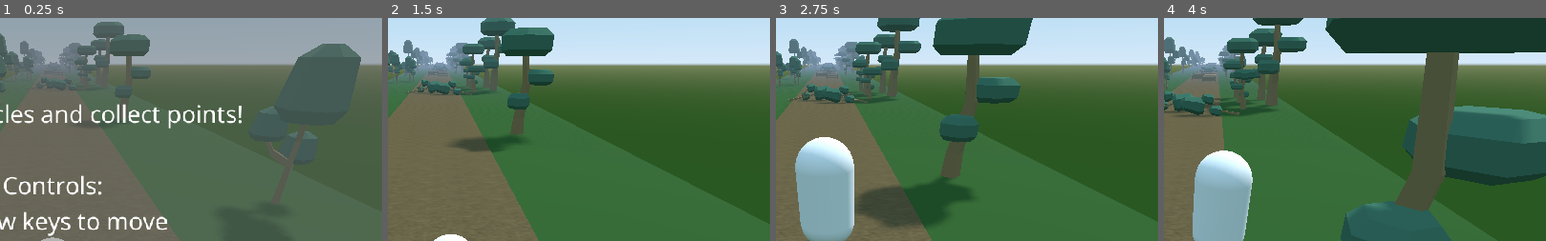
Above: before the commit, frames 1-4 (left to right).
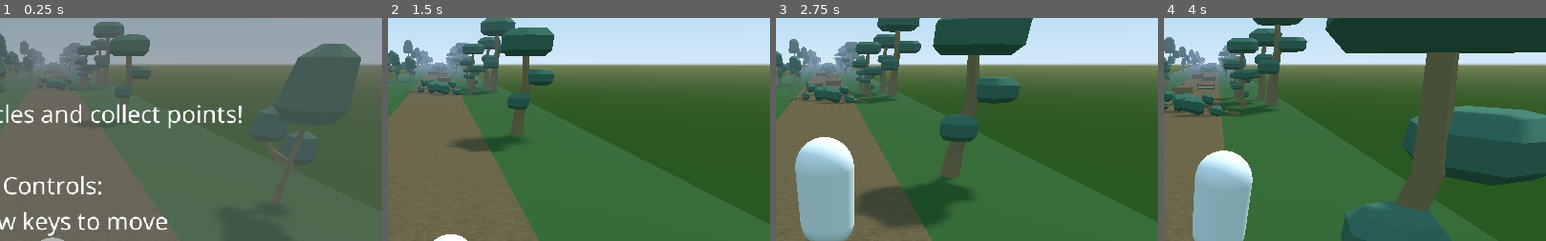
Above: after the commit, the same moments.

Repository: SPuntte/aitajuoksu-training
Game: Godot game, scene res://Main.tscn
Two runs of this game, one before a commit and one after it. Both use one fixed random seed, a clock stepped at 60 frames per second and the inputs below.
Inputs:
- Up to frame 1 (0.25 s): no input
- Up to frame 2 (1.5 s): click "Go!" at 0.5 s; hold Right (move_right) from 1.28 s (still down)
- Up to frame 3 (2.75 s): tap Space (jump) at 1.52, 2.27 s; release Right (move_right) at 2.03 s; hold Left (move_left) from 2.03 s (still down)
- Up to frame 4 (4 s): release Left (move_left) at 2.78 s; hold Right (move_right) from 2.78 s (still down); tap Space (jump) at 3.77 s
The pictures show only the part of the screen within x 43-93%, y 0-50%; the shares and areas given below are measured in that part.

The runs differ from the first frame. In frame 1, less than 0.1% of the frame differs, in the area x 11-18%, y 24-27%; in frame 2, less than 0.1%; in frame 3, 0.1%; in frame 4, 0.3%, in the area x 2-14%, y 20-35%.

Commit message:
Add a double hurdle obstacle

Diff:
--- /dev/null
+++ b/DoubleHurdle.tscn
@@ -0,0 +1,17 @@
+[gd_scene load_steps=3 format=2]
+
+[ext_resource path="res://Coin.tscn" type="PackedScene" id=1]
+[ext_resource path="res://Hurdle.tscn" type="PackedScene" id=2]
+
+[node name="DoubleHurdle" type="Spatial"]
+
+[node name="Hurdle" parent="." instance=ExtResource( 2 )]
+score_value = 0
+
+[node name="Hurdle2" parent="." instance=ExtResource( 2 )]
+transform = Transform( 1, 0, 0, 0, 1, 0, 0, 0, 1, 0, 0, -2 )
+score_value = 3
+
+[node name="Coin" parent="." instance=ExtResource( 1 )]
+transform = Transform( 1, 0, 0, 0, 1, 0, 0, 0, 1, 1.5, 1.1, -1.1 )
+score_value = 2
--- a/Road2.tscn
+++ b/Road2.tscn
@@ -1,9 +1,10 @@
-[gd_scene load_steps=5 format=2]
+[gd_scene load_steps=6 format=2]
 
 [ext_resource path="res://RoadBase.tscn" type="PackedScene" id=1]
 [ext_resource path="res://assets/Tree_2.obj" type="ArrayMesh" id=2]
 [ext_resource path="res://assets/Tree_1.obj" type="ArrayMesh" id=3]
 [ext_resource path="res://FallenTree.tscn" type="PackedScene" id=4]
+[ext_resource path="res://DoubleHurdle.tscn" type="PackedScene" id=5]
 
 [node name="Road2" instance=ExtResource( 1 )]
 
@@ -12,6 +13,12 @@
 
 [node name="FallenTree2" parent="Grass/Sand/Obstacles" index="1" instance=ExtResource( 4 )]
 transform = Transform( -0.99043, 0, -0.138015, 0, 1, 0, 0.138015, 0, -0.99043, 5.7874, 0.468999, 18.3593 )
+
+[node name="DoubleHurdle" parent="Grass/Sand/Obstacles" index="2" instance=ExtResource( 5 )]
+transform = Transform( 1, 0, 0, 0, 1, 0, 0, 0, 1, -3.20222, 0.6, 0.64077 )
+
+[node name="DoubleHurdle2" parent="Grass/Sand/Obstacles" index="3" instance=ExtResource( 5 )]
+transform = Transform( 1, 0, 0, 0, 1, 0, 0, 0, 1, 0.213313, 0.6, -6.57367 )
 
 [node name="Tree_2" type="MeshInstance" parent="Grass/Trees" index="0"]
 transform = Transform( 0.345577, 0, -0.93839, 0, 1, 0, 0.93839, 0, 0.345577, 4.64816, 0.4, 1.99037 )
